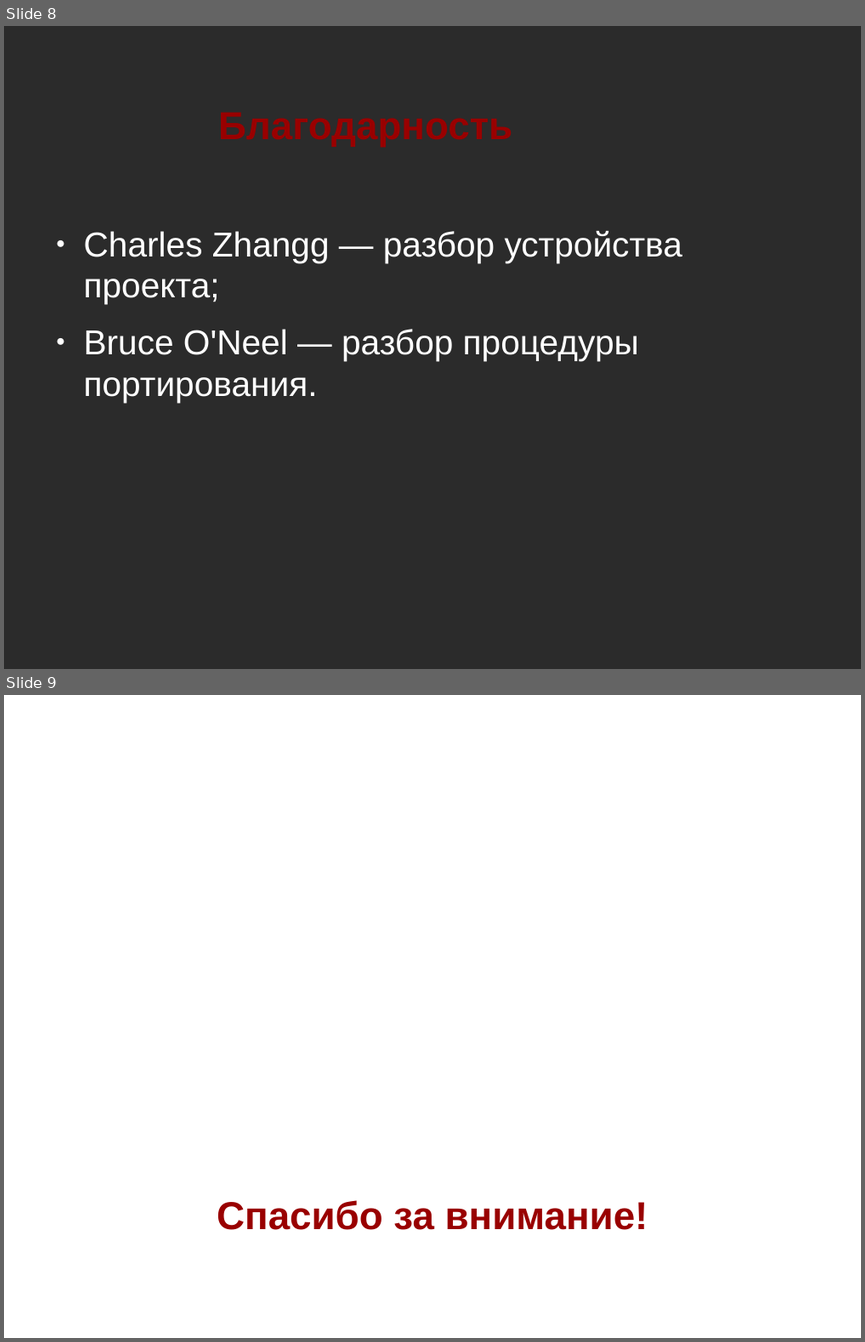
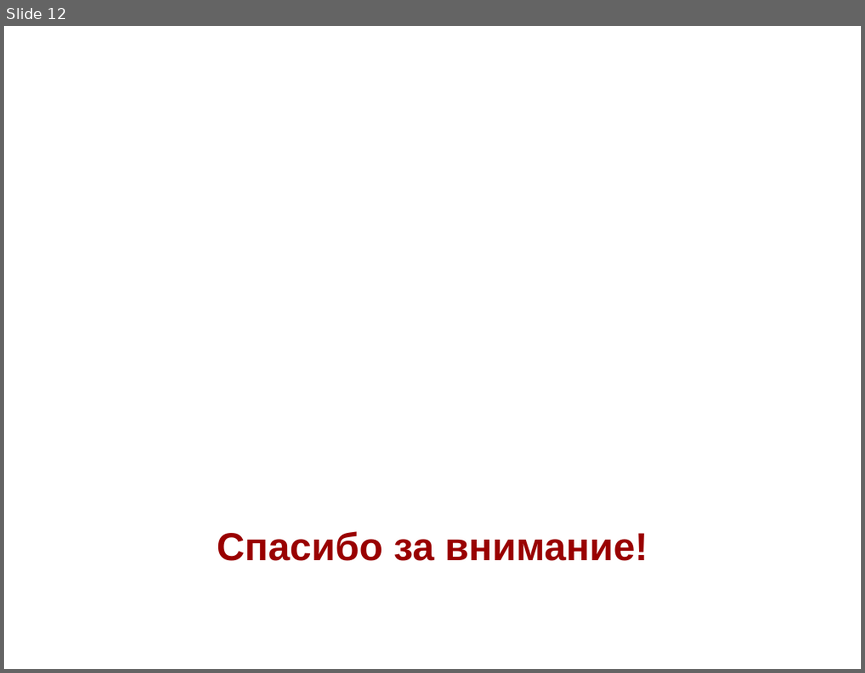
Before and after one commit to NIR-Ginko/presentations, a slide deck: 2020-02-07 ALT Join and community/ALT Join and community.odp. Shown one above the other, each under a label of ours: slides 8 and 9 before the commit, slide 12 after it. The pictures are 865x1342 and 865x673 pixels, drawn with LibreOffice and Linux fonts; fonts in the diff are those of the drawing; background and template pictures are left out; a plain dark background stands for a picture behind light text. Boxes give left, top, right and bottom in pixels: in the first picture for what was removed or moved away, otherwise in the second. Text is boxed around its words. In the diff, an @@ line names an element or a change of style, - is before the commit and + after.

```diff
--- a/2020-02-07 ALT Join and community/ALT Join and community.odp
+++ b/2020-02-07 ALT Join and community/ALT Join and community.odp
@@ slide 8 removed at (4, 26, 861, 669), background picture (left out) @@
@@ title removed at (218, 112, 512, 147) @@
-Благодарность
@@ text removed at (84, 231, 682, 403) @@
-● Charles Zhangg — разбор устройства проекта;
-● Bruce O'Neel — разбор процедуры портирования.
@@ what was slide 9 is now slide 12 @@
```
Also in this commit, not shown: 11 slides added, 7 other slides removed.
